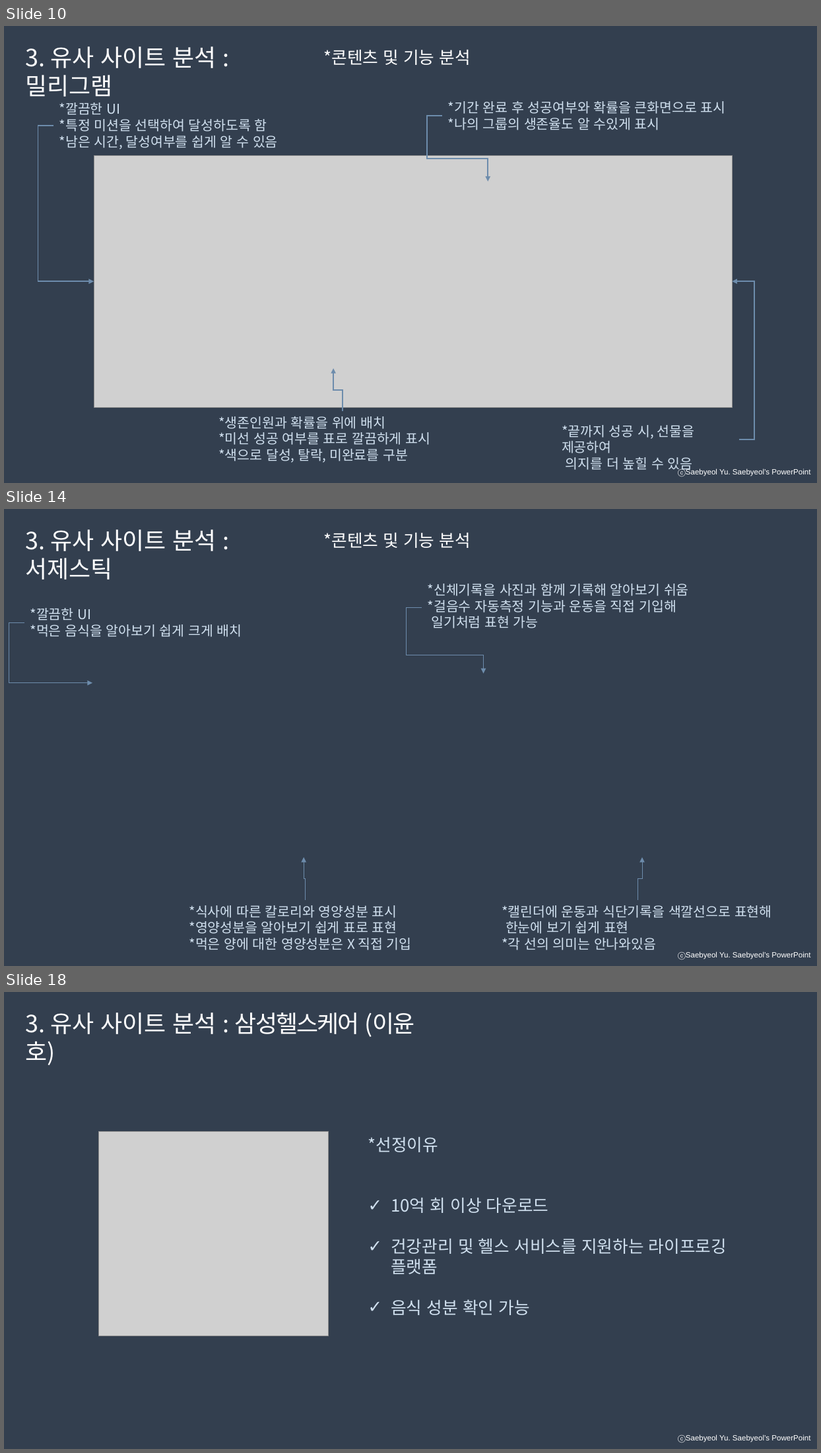
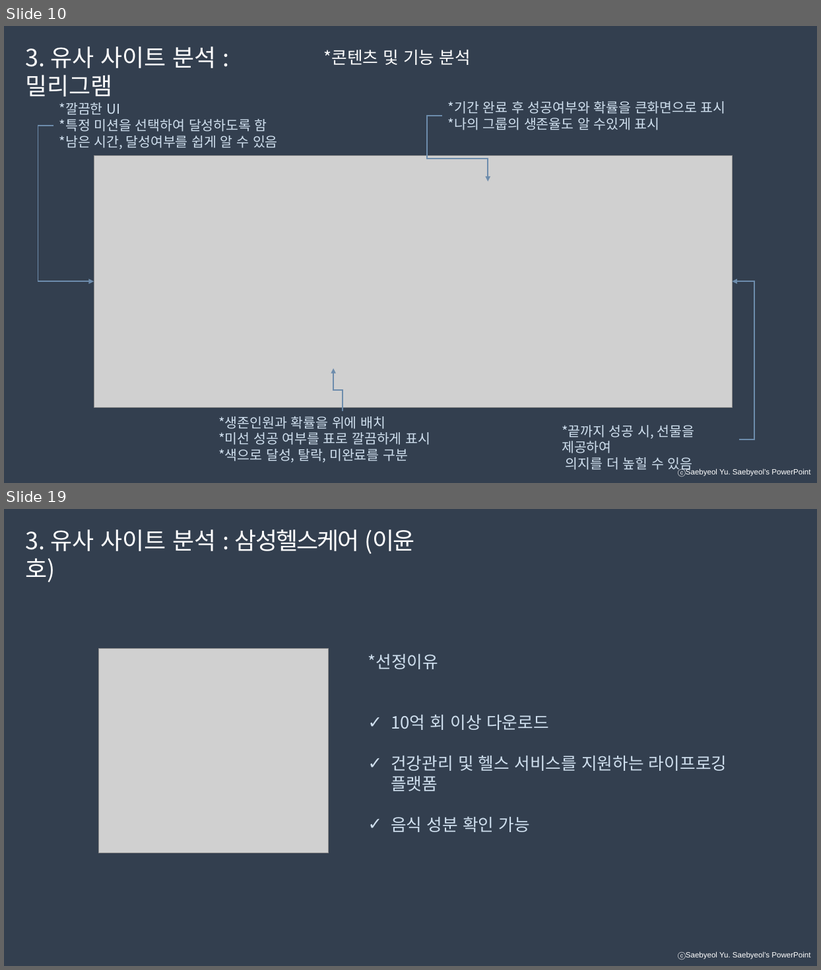
Before and after one commit to developerYHLee/University_Homework, a slide deck: 기말과제.pptx. Shown one above the other, each under a label of ours: slides 10, 14 and 18 before the commit, slides 10 and 19 after it; the slides between them are not shown. The pictures are 821x1453 and 821x970 pixels, drawn with LibreOffice and Linux fonts; fonts in the diff are those of the drawing; grey boxes stand for pictures. Boxes give left, top, right and bottom in pixels: in the first picture for what was removed or moved away, otherwise in the second. Text is boxed around its words. In the diff, an @@ line names an element or a change of style, - is before the commit and + after.

```diff
--- a/기말과제.pptx
+++ b/기말과제.pptx
@@ slide 14 removed at (x1=4, y1=509, x2=817, y2=966), background #333F50; not listed: 1 template element that a slide beside it also shows @@
@@ text removed at (x1=26, y1=529, x2=217, y2=580) @@
-3. 유사 사이트 분석 : 서제스틱
@@ text removed at (x1=323, y1=532, x2=471, y2=548) @@
-*콘텐츠 및 기능 분석
@@ text removed at (x1=428, y1=584, x2=689, y2=628) @@
-*신체기록을 사진과 함께 기록해 알아보기 쉬움
-*걸음수 자동측정 기능과 운동을 직접 기입해
-일기처럼 표현 가능
@@ elbow arrow removed from (422, 607) to (483, 674) @@
@@ elbow arrow removed from (24, 623) to (92, 683) @@
@@ text removed at (x1=30, y1=608, x2=242, y2=637) @@
-*깔끔한 UI
-*먹은 음식을 알아보기 쉽게 크게 배치
@@ elbow arrow removed from (306, 900) to (304, 858) @@
@@ elbow arrow removed from (638, 900) to (643, 858) @@
@@ text removed at (x1=189, y1=906, x2=412, y2=951) @@
-*식사에 따른 칼로리와 영양성분 표시
-*영양성분을 알아보기 쉽게 표로 표현
-*먹은 양에 대한 영양성분은 X 직접 기입
@@ text removed at (x1=502, y1=906, x2=772, y2=951) @@
-*캘린더에 운동과 식단기록을 색깔선으로 표현해
-한눈에 보기 쉽게 표현
-*각 선의 의미는 안나와있음
@@ what was slide 18 is now slide 19 @@
```
Also in this commit, not shown: 4 slides changed, 6 slides added, 4 other slides removed.
